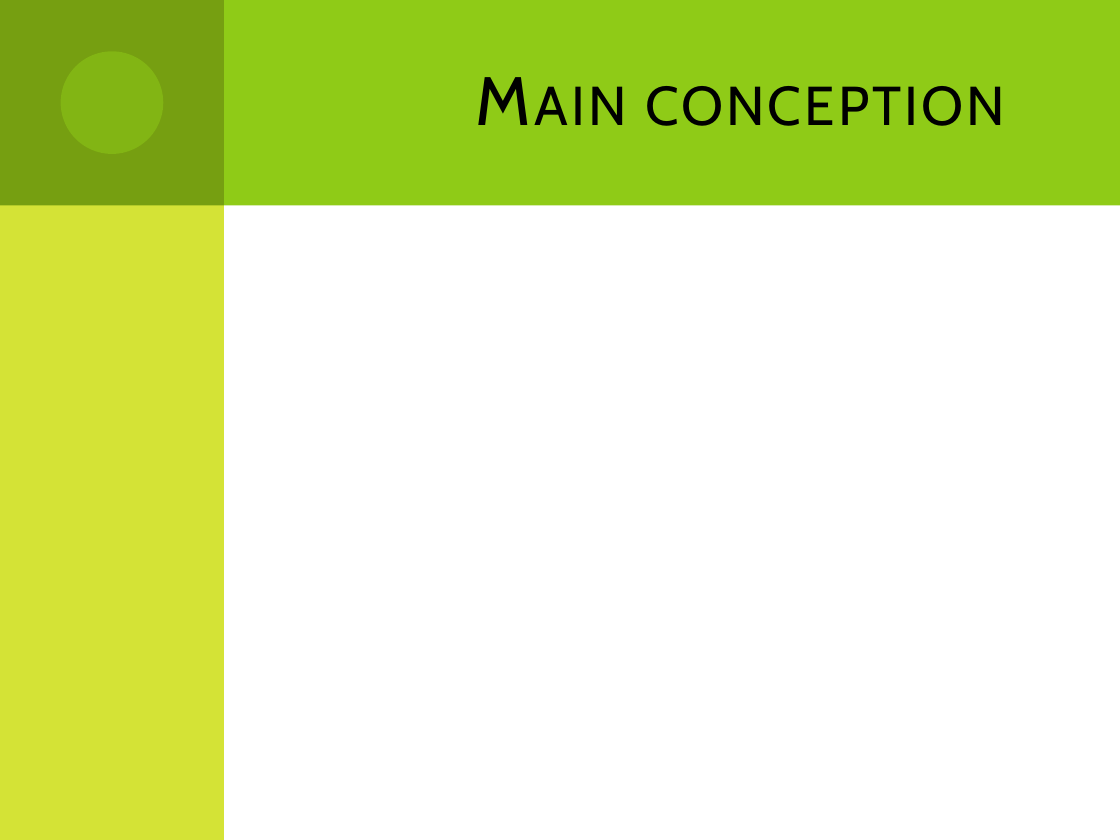
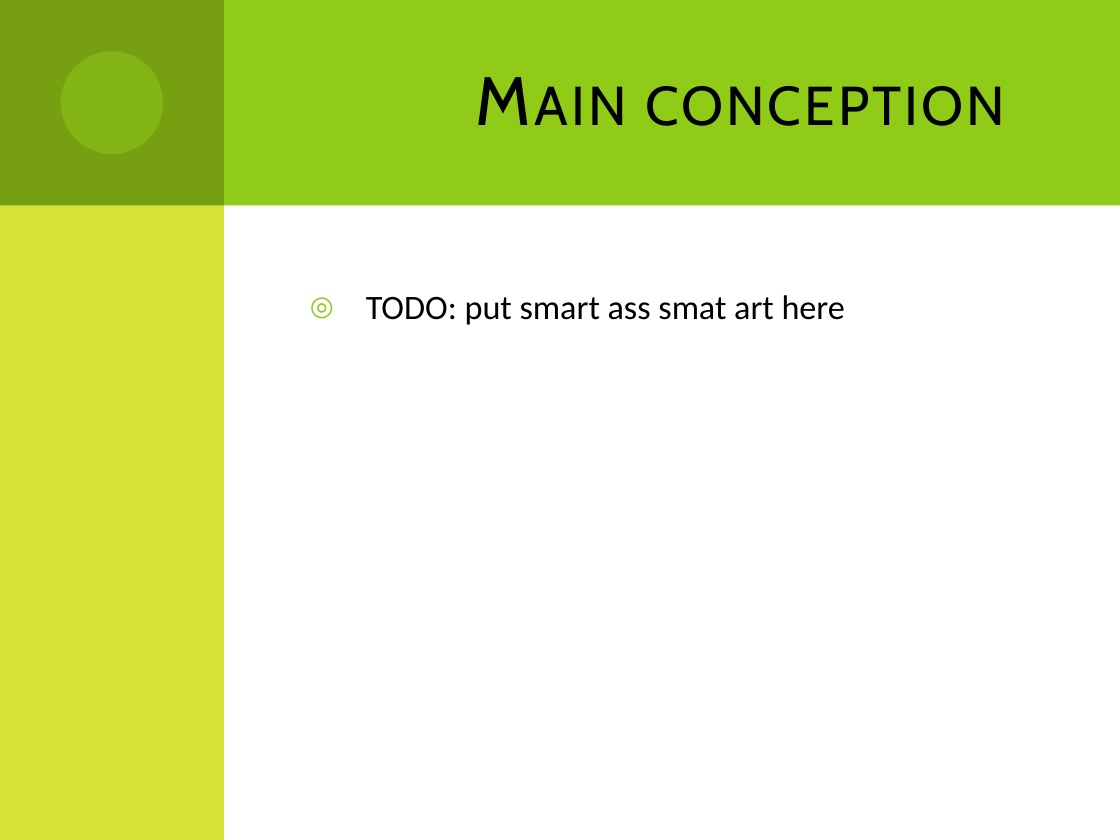
Before and after one commit to Dzess/ALFIRT, a slide deck: slide 4 of documentation/presentation/general_overview.pptx. Drawn at 1120x840 pixels with LibreOffice and Linux fonts; fonts in the diff are those of the drawing. Boxes give left, top, right and bottom in pixels: in the first picture for what was removed or moved away, otherwise in the second. Text is boxed around its words. In the diff, an @@ line names an element or a change of style, - is before the commit and + after.

```diff
--- a/documentation/presentation/general_overview.pptx
+++ b/documentation/presentation/general_overview.pptx
@@ text added at (366,295,845,325), 22 pt, text #000000 @@
+◎ TODO: put smart ass smat art here
```
Also in this commit, not shown: 9 other slides changed, 3 slides added, 1 slide removed, 2 other files.
